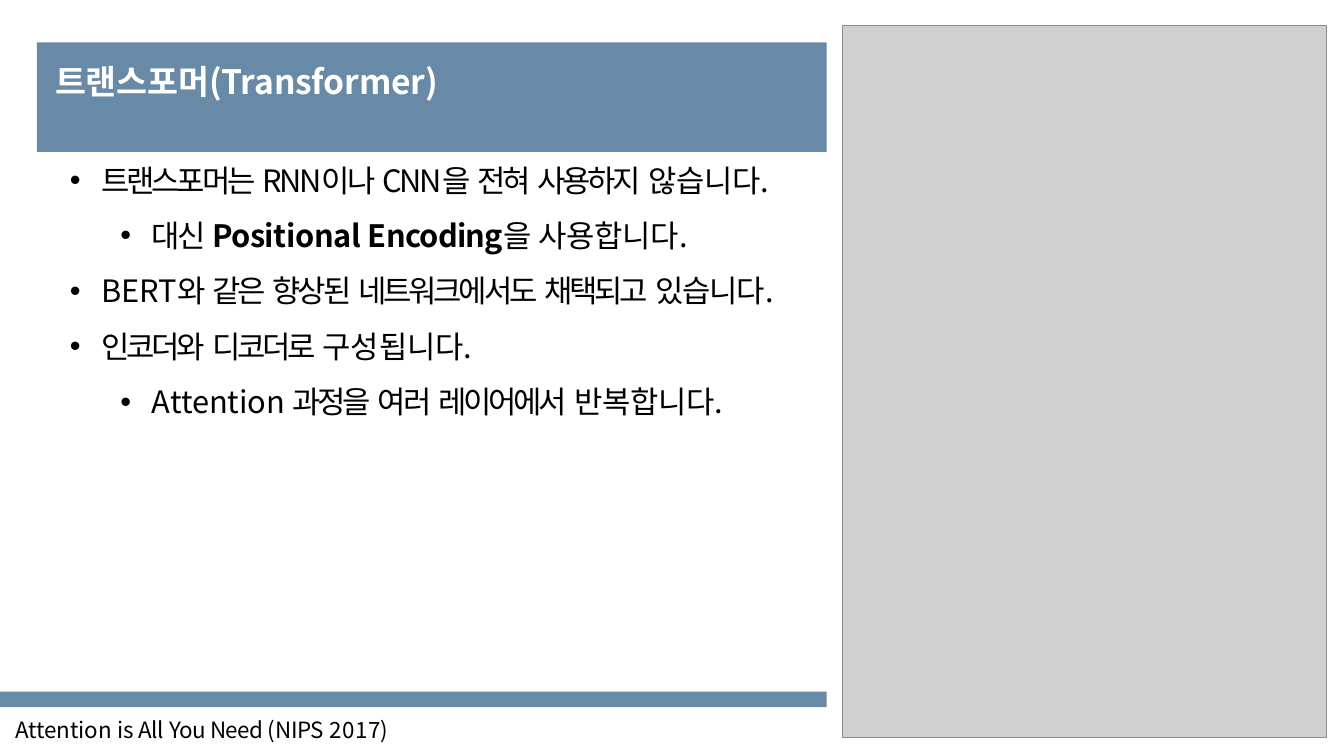
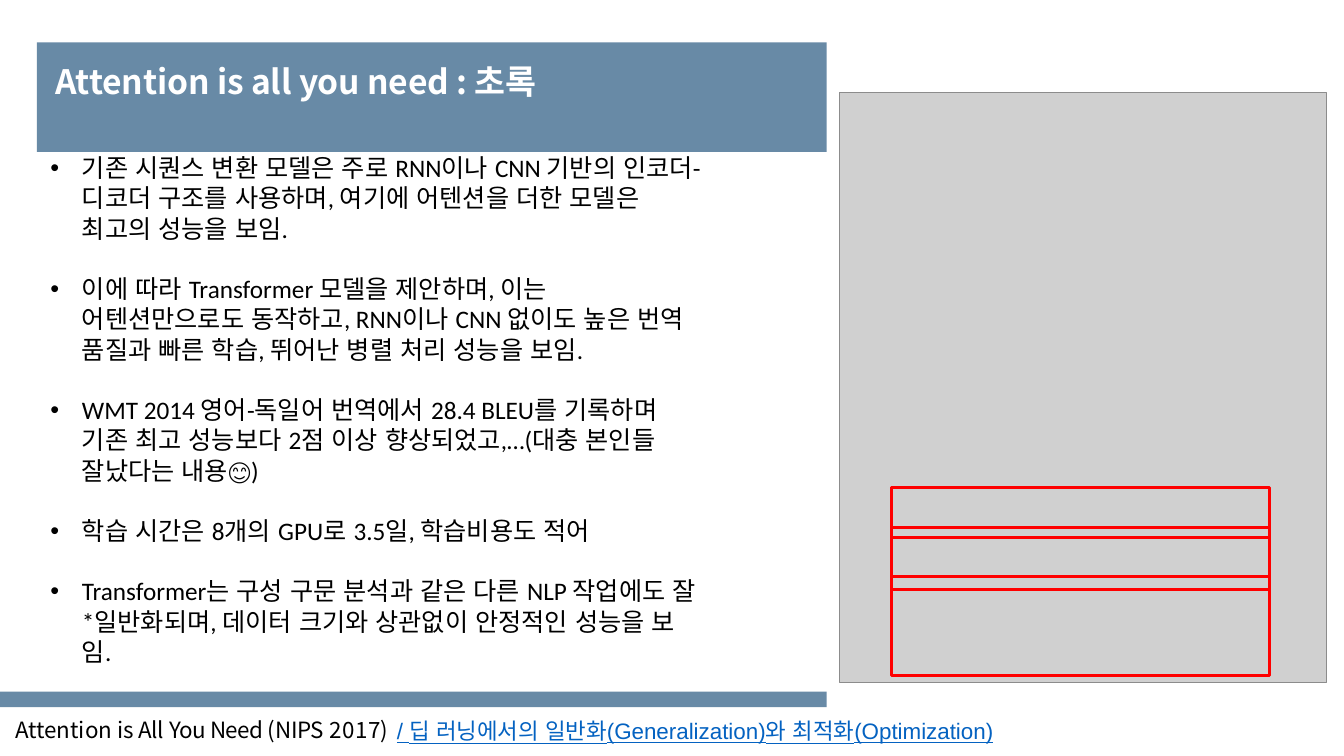
Before and after one commit to Gerutrute/paper_study, a slide deck: slide 6 of 논문 스터디_최희범_Attention is all you need.pptx (slide 8 before the commit). Drawn at 1344x756 pixels with LibreOffice and Linux fonts; fonts in the diff are those of the drawing; grey boxes stand for pictures. Boxes give left, top, right and bottom in pixels: in the first picture for what was removed or moved away, otherwise in the second. Text is boxed around its words. In the diff, an @@ line names an element or a change of style, - is before the commit and + after.

```diff
--- a/논문 스터디_최희범_Attention is all you need.pptx
+++ b/논문 스터디_최희범_Attention is all you need.pptx
@@ title "Attention is all you need ..." resized from (x1=36, y1=42, x2=827, y2=125) to (x1=36, y1=42, x2=827, y2=102) @@
@@ title at (x1=55, y1=66, x2=537, y2=102): text changed @@
-트랜스포머(Transformer)
+Attention is all you need : 초록
@@ picture resized from (x1=843, y1=25, x2=1327, y2=737) to (x1=840, y1=93, x2=1326, y2=683) @@
@@ text added at (x1=82, y1=151, x2=700, y2=663), 18 pt, text #000000 @@
+• 기존 시퀀스 변환 모델은 주로 RNN이나 CNN 기반의 인코더-디코더 구조를 사용하며, 여기에 어텐션을 더한 모델은 최고의 성능을 보임.
+• 이에 따라 Transformer 모델을 제안하며, 이는 어텐션만으로도 동작하고, RNN이나 CNN 없이도 높은 번역 품질과 빠른 학습, 뛰어난 병렬 처리 성능을 보임.
+• WMT 2014 영어-독일어 번역에서 28.4 BLEU를 기록하며 기존 최고 성능보다 2점 이상 향상되었고,…(대충 본인들 잘났다는 내용😊)
+• 학습 시간은 8개의 GPU로 3.5일, 학습비용도 적어
+• Transformer는 구성 구문 분석과 같은 다른 NLP 작업에도 잘 *일반화되며, 데이터 크기와 상관없이 안정적인 성능을 보임.
@@ text removed at (x1=102, y1=166, x2=774, y2=416) @@
-• 트랜스포머는 RNN이나 CNN을 전혀 사용하지 않습니다.
-  • 대신 Positional Encoding을 사용합니다.
-• BERT와 같은 향상된 네트워크에서도 채택되고 있습니다.
-• 인코더와 디코더로 구성됩니다.
-  • Attention 과정을 여러 레이어에서 반복합니다.
@@ rectangle added at (x1=892, y1=487, x2=1270, y2=537), outline #FF0000 2 pt @@
@@ rectangle added at (x1=892, y1=527, x2=1270, y2=590), outline #FF0000 2 pt @@
@@ rectangle added at (x1=892, y1=577, x2=1270, y2=676), outline #FF0000 2 pt @@
@@ text added at (x1=409, y1=720, x2=994, y2=744), 16 pt, text #0462C1, underline @@
+/ 딥 러닝에서의 일반화(Generalization)와 최적화(Optimization)
```
Also in this commit, not shown: 4 other slides changed, 3 slides added, 2 slides removed.
